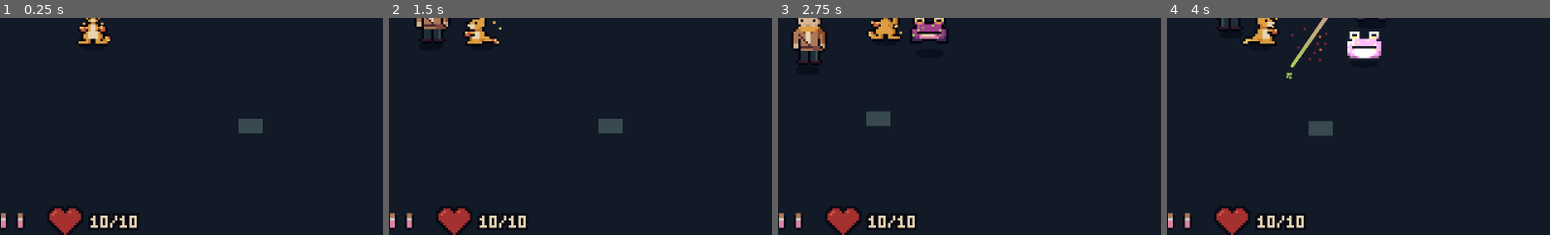
Above: before the commit, frames 1-4 (left to right).
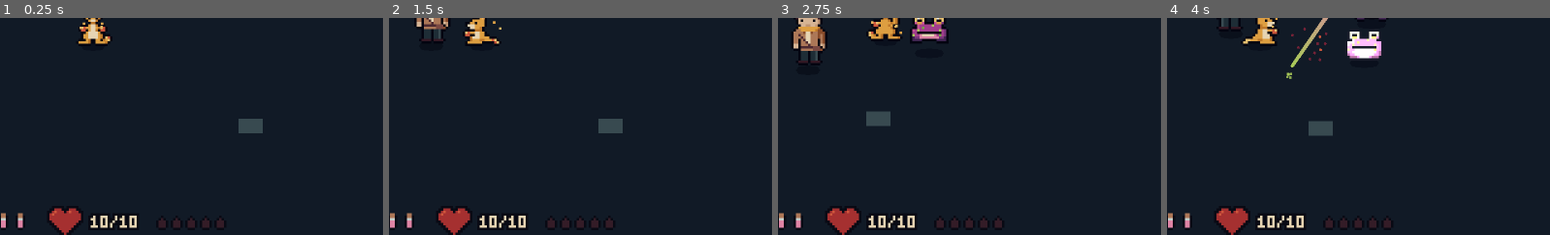
Above: after the commit, the same moments.

Repository: qmkDuran/my-own-art
Game: Godot game, scene res://scenes/main/main.tscn
Same seed, same stepped clock (60 frames per second), same inputs: the game is played once before the commit and once after it.
Inputs (mouse positions are % of the whole screen's width and height, from its top left):
- Up to frame 1 (0.25 s): no input
- Up to frame 2 (1.5 s): move the mouse to (73, 45) at 0.52 s; hold D (move_right) 0.53-1.25 s; hold Right mouse button (attack) 0.53-1.25 s; click (73, 45) at 0.67 s; drag from (30, 55) to (46, 70) at 1.27 s
- Up to frame 3 (2.75 s): move the mouse to (61, 28) at 2.02 s; hold D (move_right) from 2.03 s (still down); hold Right mouse button (attack) from 2.03 s (still down); tap Space (dodge) at 2.1 s; click (61, 28) at 2.17 s
- Up to frame 4 (4 s): release D (move_right) at 2.75 s; release Right mouse button (attack) at 2.75 s; drag from (46, 70) to (20, 35) at 2.77 s; move the mouse to (81, 65) at 3.52 s; hold A (move_left) from 3.53 s (still down); hold Right mouse button (attack) from 3.53 s (still down); tap Q (trainer_aid) at 3.6 s; click (81, 65) at 3.67 s
The pictures show only the part of the screen within x 38-88%, y 43-93%; the shares and areas given below are measured in that part.

The runs differ from the first frame. In frame 1, 0.3% of the frame differs, in the area x 41-59%, y 92-97%; in frame 2, 0.3%; in frame 3, 0.3%; in frame 4, 0.3%.

Commit message:
Heat gauge: landed jabs light fire pips by the heart
- Heat component on Emberoo: +1 per jab that lands (max 5). After 3s
  without a hit it cools off, one pip every 0.8s. try_spend() is ready
  for fire skills.
- MeleeAttack emits hits_landed when a punch damages something, and
  gains recovery_cut (0 by default) for upcoming attack-speed nodes.
- HUD: 5 small flames to the right of the heart; a newly lit one flares.
  Apollo colours only.

Tested in Godot 4.7.2: 5 hits -> 5 pips; cooled to 0 about 6s later.

Co-Authored-By: Claude Opus 5.5 <noreply@anthropic.com>
Claude-Session: https://claude.ai/code/session_01YABBJVPWvaqtn34m5VQVCp

Diff:
--- a/scenes/creatures/emberoo/emberoo.tscn
+++ b/scenes/creatures/emberoo/emberoo.tscn
@@ -17,6 +17,7 @@
 [ext_resource type="Script" path="res://scripts/effects/fist_embers.gd" id="15_embers"]
 [ext_resource type="Script" path="res://scripts/components/trainer_aid.gd" id="16_aid"]
 [ext_resource type="Script" path="res://scripts/ui/speech_bubble.gd" id="17_speech"]
+[ext_resource type="Script" path="res://scripts/components/heat.gd" id="18_heat"]
 
 [sub_resource type="CircleShape2D" id="CircleShape2D_body"]
 radius = 5.0
@@ -97,3 +98,8 @@
 z_index = 3
 position = Vector2(0, -22)
 script = ExtResource("17_speech")
+
+[node name="Heat" type="Node" parent="."]
+script = ExtResource("18_heat")
+
+[connection signal="hits_landed" from="MeleeAttack" to="Heat" method="on_hits_landed"]
--- a/scenes/ui/hud.tscn
+++ b/scenes/ui/hud.tscn
@@ -1,9 +1,10 @@
-[gd_scene load_steps=5 format=3]
+[gd_scene load_steps=6 format=3]
 
 [ext_resource type="Script" path="res://scripts/ui/health_heart.gd" id="1_heart"]
 [ext_resource type="Script" path="res://scripts/ui/discovery_card.gd" id="2_card"]
 [ext_resource type="Script" path="res://scripts/ui/aid_charges.gd" id="3_aid"]
 [ext_resource type="Script" path="res://scripts/ui/xp_bar.gd" id="4_xp"]
+[ext_resource type="Script" path="res://scripts/ui/heat_pips.gd" id="5_heat"]
 
 [node name="Hud" type="CanvasLayer"]
 
@@ -63,3 +64,19 @@
 grow_vertical = 0
 mouse_filter = 2
 script = ExtResource("4_xp")
+
+[node name="HeatPips" type="Control" parent="."]
+layout_mode = 3
+anchors_preset = 7
+anchor_left = 0.5
+anchor_top = 1.0
+anchor_right = 0.5
+anchor_bottom = 1.0
+offset_left = 26.0
+offset_top = -24.0
+offset_right = 56.0
+offset_bottom = -11.0
+grow_horizontal = 2
+grow_vertical = 0
+mouse_filter = 2
+script = ExtResource("5_heat")
--- /dev/null
+++ b/scripts/components/heat.gd
@@ -0,0 +1,55 @@
+class_name Heat
+extends Node
+## Emberoo's resource. Landing jabs builds Heat; fire skills will spend it.
+## After a few seconds without landing a hit, Heat cools off one pip at a time.
+
+signal heat_changed(heat: int, max_heat: int)
+
+@export var max_heat: int = 5
+## Heat gained each time a jab lands (however many enemies it hits).
+@export var heat_per_landed_jab: int = 1
+## Seconds without landing a hit before Heat starts cooling off.
+@export var cool_off_delay: float = 3.0
+## Seconds between each pip lost while cooling off.
+@export var seconds_per_pip_lost: float = 0.8
+
+var heat: int = 0
+var _seconds_since_last_hit: float = 0.0
+var _seconds_until_next_pip_lost: float = 0.0
+
+
+func _process(delta: float) -> void:
+	_seconds_since_last_hit += delta
+	if heat == 0 or _seconds_since_last_hit < cool_off_delay:
+		return
+	_seconds_until_next_pip_lost -= delta
+	if _seconds_until_next_pip_lost <= 0.0:
+		_seconds_until_next_pip_lost = seconds_per_pip_lost
+		_set_heat(heat - 1)
+
+
+## Call when a jab lands on at least one enemy.
+func on_hits_landed(_hit_count: int) -> void:
+	_seconds_since_last_hit = 0.0
+	_seconds_until_next_pip_lost = 0.0
+	_set_heat(heat + heat_per_landed_jab)
+
+
+func has(amount: int) -> bool:
+	return heat >= amount
+
+
+## Spends Heat if there's enough. Returns false (and spends nothing) otherwise.
+func try_spend(amount: int) -> bool:
+	if not has(amount):
+		return false
+	_set_heat(heat - amount)
+	return true
+
+
+func _set_heat(new_heat: int) -> void:
+	var clamped := clampi(new_heat, 0, max_heat)
+	if clamped == heat:
+		return
+	heat = clamped
+	heat_changed.emit(heat, max_heat)
--- a/scripts/components/melee_attack.gd
+++ b/scripts/components/melee_attack.gd
@@ -5,6 +5,9 @@
 ## Tracks whether an attack is in progress and spawns the impact effect
 ## at the moment the fist lands. An attack can be cancelled (e.g. by a dodge);
 ## a cancelled attack before the hit lands never hits. Damage will hook in here later.
+
+## Fired once per attack when the punch damaged at least one target (e.g. so Heat can build).
+signal hits_landed(hit_count: int)
 
 ## Seconds from pressing attack to the fist landing (end of the wind-up frame).
 @export var hit_delay: float = 0.12
@@ -26,6 +29,10 @@
 @export var target_group: String = "enemies"
 ## Animations used in turn for back-to-back attacks, e.g. left fist then right fist.
 @export var combo_animations: Array[String] = ["jab", "jab2"]
+
+## Seconds trimmed off the end of every attack by upgrades (e.g. Quick Hands).
+## Only the recovery is cut, so the fist still lands on the same animation frame.
+var recovery_cut: float = 0.0
 
 var is_attacking: bool = false
 ## The animation for the attack in progress (or the last one).
@@ -76,8 +83,13 @@
 		_spawn_impact(_attack_direction)
 		_damage_targets_in_reach(_attack_direction)
 
-	if _time_attacking >= attack_duration:
+	if _time_attacking >= attack_length():
 		is_attacking = false
+
+
+## How long the attack takes after upgrades; never ends before the hit lands.
+func attack_length() -> float:
+	return maxf(hit_delay, attack_duration - recovery_cut)
 
 
 func _advance_combo() -> void:
@@ -101,6 +113,7 @@
 func _damage_targets_in_reach(attack_direction: Vector2) -> void:
 	var punch_start := attacker.global_position
 	var punch_end := attacker.global_position + attack_direction * reach
+	var hit_count := 0
 	for target: Node2D in get_tree().get_nodes_in_group(target_group):
 		var closest := Geometry2D.get_closest_point_to_segment(target.global_position, punch_start, punch_end)
 		if target.global_position.distance_to(closest) > hit_radius:
@@ -108,6 +121,9 @@
 		var target_health: Health = target.get_node_or_null("Health")
 		if target_health != null:
 			target_health.take_damage(damage, attacker.global_position)
+			hit_count += 1
+	if hit_count > 0:
+		hits_landed.emit(hit_count)
 
 
 func _hit_position(attack_direction: Vector2) -> Vector2:
--- /dev/null
+++ b/scripts/ui/heat_pips.gd
@@ -0,0 +1,65 @@
+class_name HeatPips
+extends Control
+## Emberoo's Heat as little flames to the right of the heart (lit = fire, cold = dark coal).
+## A newly lit flame flares bright for a moment.
+
+const FLAME := ["..#..", ".#o#.", "#ooo#", "#oyo#", "#oyy#", ".###."]
+const SPACING := 6
+const FLARE_TIME := 0.18
+
+@export var outline_color: Color = Color(0.035, 0.039, 0.078)
+@export var lit_colors: Dictionary = {"o": Color(0.812, 0.341, 0.235), "y": Color(0.871, 0.62, 0.255)}
+@export var flare_colors: Dictionary = {"o": Color(0.871, 0.62, 0.255), "y": Color(0.91, 0.757, 0.439)}
+@export var cold_colors: Dictionary = {"o": Color(0.204, 0.11, 0.153), "y": Color(0.204, 0.11, 0.153)}
+
+var _heat: int = 0
+var _max_heat: int = 0
+var _flare_left: float = 0.0
+
+
+func _ready() -> void:
+	await get_tree().process_frame
+	var player := get_tree().get_first_node_in_group("player")
+	if player == null:
+		return
+	var heat: Heat = player.get_node_or_null("Heat")
+	if heat == null:
+		return
+	heat.heat_changed.connect(_on_heat_changed)
+	_heat = heat.heat
+	_max_heat = heat.max_heat
+	queue_redraw()
+
+
+func _process(delta: float) -> void:
+	if _flare_left > 0.0:
+		_flare_left = maxf(0.0, _flare_left - delta)
+		if _flare_left == 0.0:
+			queue_redraw()
+
+
+func _on_heat_changed(heat: int, max_heat: int) -> void:
+	if heat > _heat:
+		_flare_left = FLARE_TIME
+	_heat = heat
+	_max_heat = max_heat
+	queue_redraw()
+
+
+func _draw() -> void:
+	var top := roundf((size.y - FLAME.size()) / 2.0)
+	for index in _max_heat:
+		var colors := cold_colors
+		if index < _heat:
+			colors = flare_colors if (index == _heat - 1 and _flare_left > 0.0) else lit_colors
+		_draw_flame(Vector2(index * SPACING, top), colors)
+
+
+func _draw_flame(top_left: Vector2, colors: Dictionary) -> void:
+	for y in FLAME.size():
+		for x in 5:
+			var pixel: String = FLAME[y][x]
+			if pixel == ".":
+				continue
+			var color: Color = outline_color if pixel == "#" else colors[pixel]
+			draw_rect(Rect2(top_left + Vector2(x, y), Vector2.ONE), color)
Not shown: 1 places in scenes/creatures/emberoo/emberoo.tscn that only renumber resources
Not shown, added: scripts/components/heat.gd.uid
Not shown, added: scripts/ui/heat_pips.gd.uid
